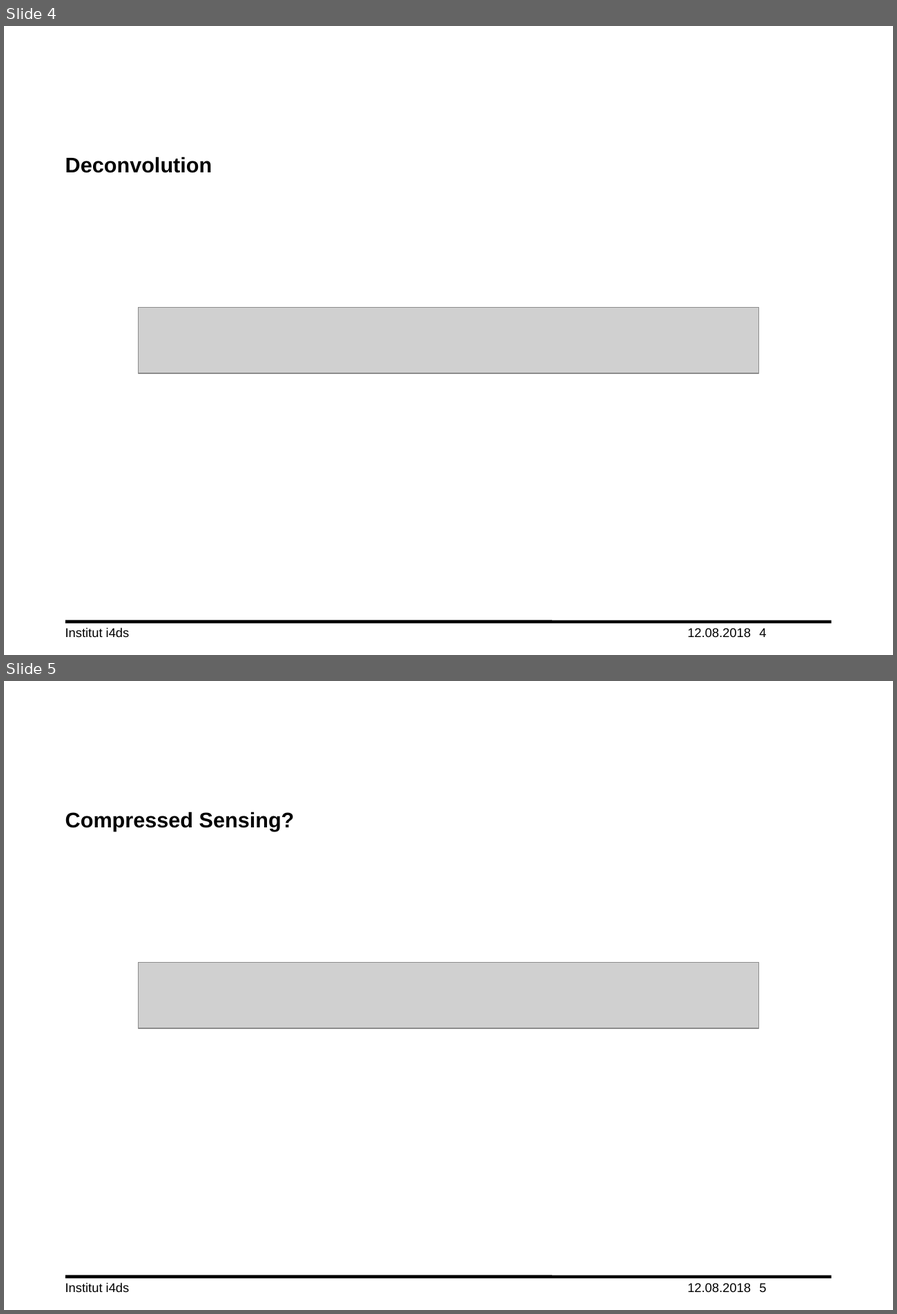
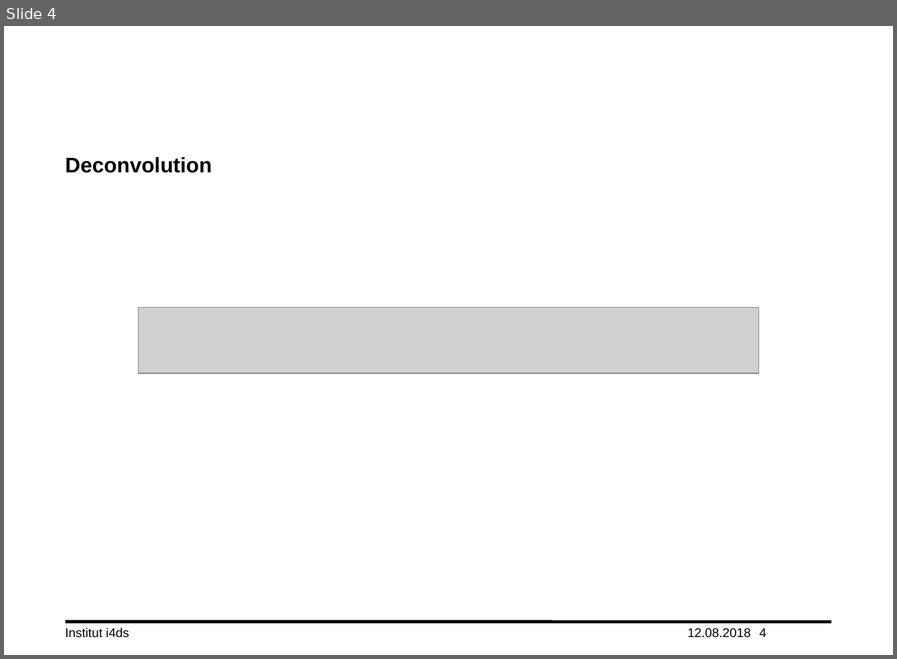
Before and after one commit to lord-blueberry/p7-doc, a slide deck: ppt/praes.pptx. Shown one above the other, each under a label of ours: slides 4 and 5 before the commit, slide 4 after it. The pictures are 897x1314 and 897x659 pixels, drawn with LibreOffice and Linux fonts; fonts in the diff are those of the drawing; grey boxes stand for pictures; background and template pictures are left out. Boxes give left, top, right and bottom in pixels: in the first picture for what was removed or moved away, otherwise in the second. Text is boxed around its words. In the diff, an @@ line names an element or a change of style, - is before the commit and + after.

```diff
--- a/ppt/praes.pptx
+++ b/ppt/praes.pptx
@@ slide 5 removed at box(4, 681, 893, 1310), background #FFFFFF; not listed: 1 template element that a slide beside it also shows @@
@@ title removed at box(65, 811, 294, 831) @@
-Compressed Sensing?
@@ picture removed at box(139, 963, 759, 1027) @@
@@ text removed at box(65, 1282, 130, 1292) @@
-Institut i4ds
@@ text removed at box(687, 1283, 751, 1292) @@
-12.08.2018
@@ page number removed at box(759, 1283, 766, 1292) @@
-5
```
Also in this commit, not shown: 8 slides changed, 2 other slides removed.
